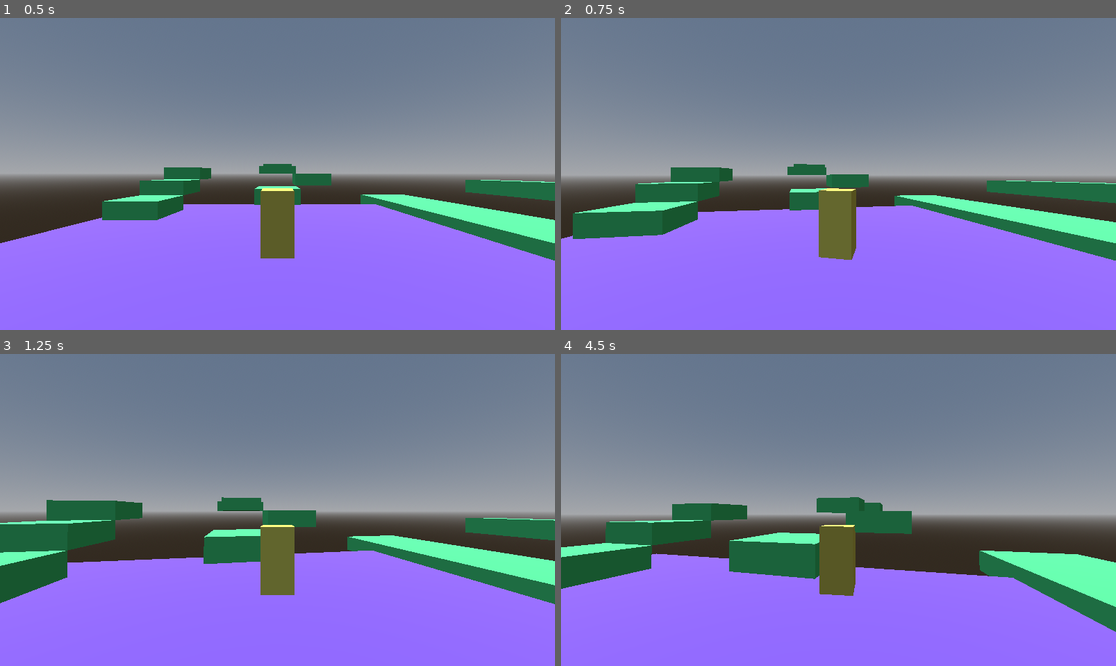
Above: before the commit, frames 1-4 (two rows, left to right).
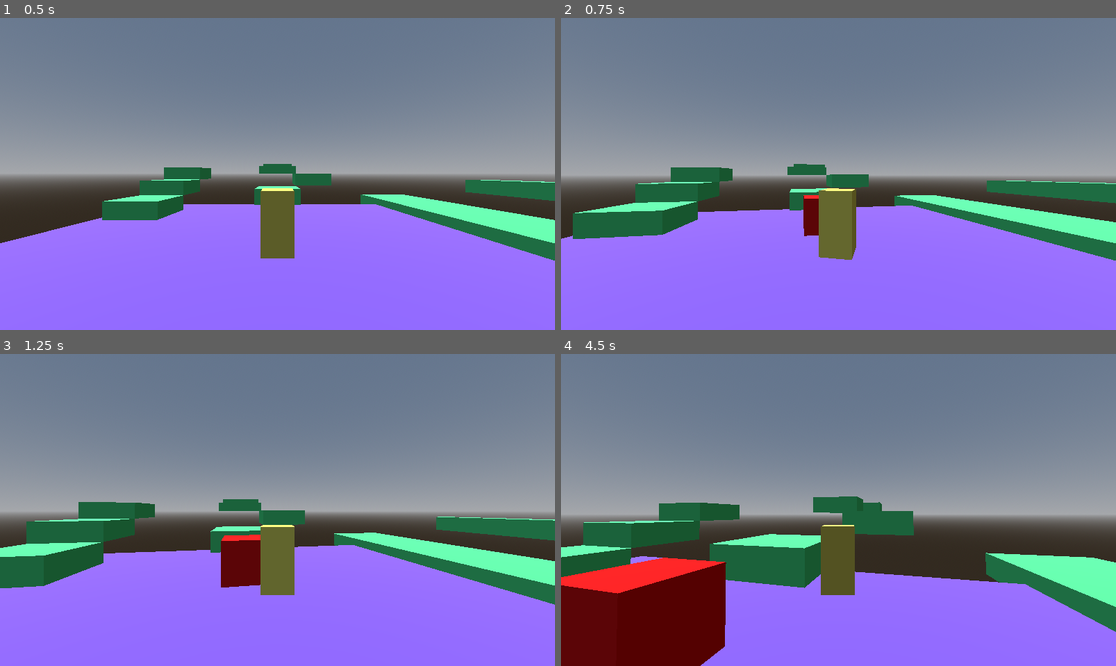
Above: after the commit, the same moments.

Repository: dukeiscoding/project-ash
Game: Godot game, scene res://scenes/levels/test_room.tscn
Two runs of this game, one before a commit and one after it. Both use one fixed random seed, a clock stepped at 60 frames per second and the inputs below. The project has no main scene, so this scene is started directly.
Inputs (mouse positions are in pixels of both pictures, inside the frame that each line leads up to):
- Up to frame 1 (0.5 s): no input
- Up to frame 2 (0.75 s): move the mouse to (866, 174) at 0.52 s; hold W (move_forward) from 0.53 s (still down); click (866, 174) at 0.6 s
- Up to frame 3 (1.25 s): keep holding W (move_forward); tap Space (jump) at 0.77 s
- Up to frame 4 (4.5 s): keep holding W (move_forward); move the mouse to (810, 510) at 1.27 s; tap Shift (dash) at 1.35, 3.6 s; tap Space (jump) at 1.52, 3.02, 3.77 s; click (810, 510) at 1.55 s; move the mouse to (849, 503) at 2.02 s; click (849, 503) at 2.1 s; move the mouse to (832, 516) at 2.77 s; click (832, 516) at 2.85 s; move the mouse to (877, 513) at 3.52 s; click (877, 513) at 3.8 s; move the mouse to (794, 506) at 4.27 s; click (794, 506) at 4.35 s

Frame 1 is identical in both runs. In frame 2, 0.4% of the frame differs, in the area x 43-54%, y 54-78%; in frame 3, 5.3%; in frame 4, 12%, in the area x 0-99%, y 45-100%.

Commit message:
Added basic attack / test dummy

Diff:
--- a/project-ash/project.godot
+++ b/project-ash/project.godot
@@ -46,6 +46,11 @@
 "events": [Object(InputEventKey,"resource_local_to_scene":false,"resource_name":"","device":-1,"window_id":0,"alt_press …(195 unchanged characters)…
 ]
 }
+attack={
+"deadzone": 0.2,
+"events": [Object(InputEventMouseButton,"resource_local_to_scene":false,"resource_name":"","device":-1,"window_id":0,"alt_pressed":false,"shift_pressed":false,"ctrl_pressed":false,"meta_pressed":false,"button_mask":0,"position":Vector2(0, 0),"global_position":Vector2(0, 0),"factor":1.0,"button_index":1,"canceled":false,"pressed":false,"double_click":false,"script":null)
+]
+}
 
 [physics]
 
--- /dev/null
+++ b/project-ash/scenes/enemies/dummy_target.tscn
@@ -0,0 +1,26 @@
+[gd_scene format=3 uid="uid://smimgte4vlkg"]
+
+[ext_resource type="Script" uid="uid://n6ltsco7udmt" path="res://scripts/enemies/dummy_target.gd" id="1_nene0"]
+
+[sub_resource type="BoxShape3D" id="BoxShape3D_ej8qc"]
+size = Vector3(1.5, 2, 1.5)
+
+[sub_resource type="StandardMaterial3D" id="StandardMaterial3D_nene0"]
+albedo_color = Color(1, 0, 0, 1)
+
+[sub_resource type="BoxMesh" id="BoxMesh_bd148"]
+material = SubResource("StandardMaterial3D_nene0")
+size = Vector3(1.5, 2, 1.5)
+
+[node name="DummyTarget" type="StaticBody3D" unique_id=811456662]
+script = ExtResource("1_nene0")
+
+[node name="CollisionShape3D" type="CollisionShape3D" parent="." unique_id=881874494]
+shape = SubResource("BoxShape3D_ej8qc")
+
+[node name="MeshInstance3D" type="MeshInstance3D" parent="." unique_id=1159930612]
+mesh = SubResource("BoxMesh_bd148")
+
+[node name="HitFlashTimer" type="Timer" parent="." unique_id=1485549474]
+wait_time = 0.1
+one_shot = true
--- a/project-ash/scenes/levels/test_room.tscn
+++ b/project-ash/scenes/levels/test_room.tscn
@@ -1,6 +1,7 @@
 [gd_scene format=3 uid="uid://b20ub7xmalxlk"]
 
 [ext_resource type="PackedScene" uid="uid://e0d8b6smprx5" path="res://scenes/player/ash.tscn" id="1_yv0av"]
+[ext_resource type="PackedScene" uid="uid://smimgte4vlkg" path="res://scenes/enemies/dummy_target.tscn" id="2_x68ck"]
 
 [sub_resource type="ProceduralSkyMaterial" id="ProceduralSkyMaterial_tn84w"]
 
@@ -180,3 +181,6 @@
 
 [node name="PlayerSpawn" type="Marker3D" parent="." unique_id=1431862940]
 transform = Transform3D(1, 0, 0, 0, 1, 0, 0, 0, 1, 0, 3, 6)
+
+[node name="DummyTarget" parent="." unique_id=811456662 instance=ExtResource("2_x68ck")]
+transform = Transform3D(1, 0, 0, 0, 1, 0, 0, 0, 1, 0, 1, -4)
--- a/project-ash/scenes/player/ash.tscn
+++ b/project-ash/scenes/player/ash.tscn
@@ -8,6 +8,16 @@
 
 [sub_resource type="StandardMaterial3D" id="StandardMaterial3D_dbnym"]
 albedo_color = Color(1, 0.94916666, 0.39, 1)
+
+[sub_resource type="BoxShape3D" id="BoxShape3D_dbnym"]
+size = Vector3(1.5, 1.5, 1.5)
+
+[sub_resource type="StandardMaterial3D" id="StandardMaterial3D_xdlwq"]
+albedo_color = Color(2.560556e-05, 0.9890235, 0.891037, 1)
+
+[sub_resource type="BoxMesh" id="BoxMesh_v0p8n"]
+material = SubResource("StandardMaterial3D_xdlwq")
+size = Vector3(1.5, 1.5, 1.5)
 
 [node name="Ash" type="CharacterBody3D" unique_id=2140954512]
 script = ExtResource("1_dbnym")
@@ -37,3 +47,17 @@
 
 [node name="GroundRayCast" type="RayCast3D" parent="." unique_id=1694814080]
 target_position = Vector3(0, -1.5, 0)
+
+[node name="AttackPivot" type="Node3D" parent="." unique_id=189224549]
+transform = Transform3D(1, 0, 0, 0, 1, 0, 0, 0, 1, 0, 1, 0)
+
+[node name="AttackHitbox" type="Area3D" parent="AttackPivot" unique_id=901313209]
+transform = Transform3D(1, 0, 0, 0, 1, 0, 0, 0, 1, 0, 0, 1.2)
+monitoring = false
+
+[node name="CollisionShape3D" type="CollisionShape3D" parent="AttackPivot/AttackHitbox" unique_id=818730194]
+shape = SubResource("BoxShape3D_dbnym")
+
+[node name="MeshInstance3D" type="MeshInstance3D" parent="AttackPivot/AttackHitbox" unique_id=779029342]
+visible = false
+mesh = SubResource("BoxMesh_v0p8n")
--- a/project-ash/scenes/player/ash_controller.gd
+++ b/project-ash/scenes/player/ash_controller.gd
@@ -27,11 +27,17 @@
 @export var fall_respawn_y: float = -10.0
 @export var respawn_marker_path: NodePath
 
+@export var attack_duration: float = 0.12
+@export var attack_cooldown: float = 0.25
+
 @onready var visual_root: Node3D = $VisualRoot
 @onready var camera_yaw: Node3D = $CameraYaw
 @onready var camera_pitch: Node3D = $CameraYaw/CameraPitch
 @onready var camera: Camera3D = $CameraYaw/CameraPitch/SpringArm3D/Camera3D
 @onready var respawn_marker: Marker3D = get_node_or_null(respawn_marker_path)
+@onready var attack_pivot: Node3D = $AttackPivot
+@onready var attack_hitbox: Area3D = $AttackPivot/AttackHitbox
+@onready var attack_debug_mesh: MeshInstance3D = $AttackPivot/AttackHitbox/MeshInstance3D
 
 var coyote_timer: float = 0.0
 var jump_buffer_timer: float = 0.0
@@ -41,9 +47,18 @@
 var dash_cooldown_timer := 0.0
 var dash_direction := Vector3.ZERO
 
+var is_attacking := false
+var attack_timer := 0.0
+var attack_cooldown_timer := 0.0
+var hit_targets_this_swing: Array[Node] = []
+
 func _ready() -> void:
 	Input.set_mouse_mode(Input.MOUSE_MODE_CAPTURED)
 	camera.fov = normal_fov
+	attack_hitbox.monitoring = false
+	attack_debug_mesh.visible = false
+	attack_hitbox.body_entered.connect(_on_attack_hitbox_body_entered)
+	attack_hitbox.area_entered.connect(_on_attack_hitbox_area_entered)
 
 func _unhandled_input(event: InputEvent) -> void:
 	if event is InputEventMouseMotion:
@@ -56,6 +71,7 @@
 
 func _physics_process(delta: float) -> void:
 	_update_timers(delta)
+	_try_start_attack()
 
 	if is_dashing:
 		_handle_dash(delta)
@@ -65,6 +81,8 @@
 		_handle_horizontal_movement(delta)
 		_try_start_dash()
 
+	_update_attack_state(delta)
+	_update_attack_pivot()
 	_handle_visual_rotation(delta)
 	move_and_slide()
 	_update_camera_fov(delta)
@@ -78,6 +96,7 @@
 
 	jump_buffer_timer = max(jump_buffer_timer - delta, 0.0)
 	dash_cooldown_timer = max(dash_cooldown_timer - delta, 0.0)
+	attack_cooldown_timer = max(attack_cooldown_timer - delta, 0.0)
 
 func _handle_jump_input() -> void:
 	if Input.is_action_just_pressed("jump"):
@@ -162,12 +181,63 @@
 	if dash_timer <= 0.0:
 		is_dashing = false
 
-func _handle_visual_rotation(delta: float) -> void:
+func _try_start_attack() -> void:
+	if not Input.is_action_just_pressed("attack"):
+		return
+
+	if is_attacking:
+		return
+
+	if attack_cooldown_timer > 0.0:
+		return
+
+	is_attacking = true
+	attack_timer = attack_duration
+	attack_cooldown_timer = attack_cooldown
+	hit_targets_this_swing.clear()
+	attack_hitbox.monitoring = true
+	attack_debug_mesh.visible = true
+
+	print("Attack started")
+
+func _update_attack_state(delta: float) -> void:
+	if not is_attacking:
+		return
+
+	attack_timer -= delta
+
+	if attack_timer <= 0.0:
+		is_attacking = false
+		attack_hitbox.monitoring = false
+		attack_debug_mesh.visible = false
+		hit_targets_this_swing.clear()
+
+func _update_attack_pivot() -> void:
 	var horizontal_velocity := Vector3(velocity.x, 0.0, velocity.z)
 
 	if horizontal_velocity.length() > 0.05:
 		var facing_dir := horizontal_velocity.normalized()
-		var target_rotation := atan2(facing_dir.x, facing_dir.z)
+		attack_pivot.rotation.y = atan2(facing_dir.x, facing_dir.z)
+	else:
+		attack_pivot.rotation.y = visual_root.rotation.y
+
+func _handle_visual_rotation(delta: float) -> void:
+	var input_dir: Vector2 = Input.get_vector("move_left", "move_right", "move_forward", "move_back")
+
+	if input_dir != Vector2.ZERO:
+		var basis := camera_yaw.global_transform.basis
+		var forward := -basis.z
+		var right := basis.x
+
+		forward.y = 0.0
+		right.y = 0.0
+
+		forward = forward.normalized()
+		right = right.normalized()
+
+		var move_dir := (right * input_dir.x - forward * input_dir.y).normalized()
+		var target_rotation := atan2(move_dir.x, move_dir.z)
+
 		visual_root.rotation.y = lerp_angle(
 			visual_root.rotation.y,
 			target_rotation,
@@ -191,4 +261,37 @@
 	is_dashing = false
 	dash_timer = 0.0
 	dash_cooldown_timer = 0.0
+	is_attacking = false
+	attack_timer = 0.0
+	attack_cooldown_timer = 0.0
+	attack_hitbox.monitoring = false
+	attack_debug_mesh.visible = false
 	camera.fov = normal_fov
+
+func _on_attack_hitbox_body_entered(body: Node) -> void:
+	if body == self:
+		return
+
+	if hit_targets_this_swing.has(body):
+		return
+
+	hit_targets_this_swing.append(body)
+
+	if body.has_method("take_damage"):
+		body.take_damage(1)
+
+	print("Hit body:", body.name)
+
+func _on_attack_hitbox_area_entered(area: Area3D) -> void:
+	if area == attack_hitbox:
+		return
+
+	if hit_targets_this_swing.has(area):
+		return
+
+	hit_targets_this_swing.append(area)
+
+	if area.has_method("take_damage"):
+		area.take_damage(1)
+
+	print("Hit area:", area.name)
--- /dev/null
+++ b/project-ash/scripts/enemies/dummy_target.gd
@@ -0,0 +1,57 @@
+extends StaticBody3D
+
+@export var max_health: int = 3
+@export var destroy_on_death: bool = true
+
+@onready var mesh_instance: MeshInstance3D = $MeshInstance3D
+@onready var hit_flash_timer: Timer = $HitFlashTimer
+
+var current_health: int
+var base_color: Color
+
+func _ready() -> void:
+	current_health = max_health
+
+	# Save original material color so we can restore it after flashing
+	var material := mesh_instance.get_active_material(0) as StandardMaterial3D
+	if material != null:
+		base_color = material.albedo_color
+	else:
+		base_color = Color(0.8, 0.2, 0.2, 1.0)
+
+	hit_flash_timer.timeout.connect(_on_hit_flash_timer_timeout)
+
+func take_damage(amount: int) -> void:
+	current_health -= amount
+	print(name, " took damage. Health: ", current_health)
+
+	_flash_on_hit()
+
+	if current_health <= 0:
+		_die()
+
+func _flash_on_hit() -> void:
+	var material := mesh_instance.get_active_material(0) as StandardMaterial3D
+	if material == null:
+		return
+
+	# Flash white briefly
+	var color := material.albedo_color
+	color = Color(1.0, 1.0, 1.0, color.a)
+	material.albedo_color = color
+
+	hit_flash_timer.start()
+
+func _on_hit_flash_timer_timeout() -> void:
+	var material := mesh_instance.get_active_material(0) as StandardMaterial3D
+	if material == null:
+		return
+
+	# Restore original color
+	material.albedo_color = base_color
+
+func _die() -> void:
+	print(name, " destroyed")
+
+	if destroy_on_death:
+		queue_free()
Not shown, added: project-ash/scripts/enemies/dummy_target.gd.uid
